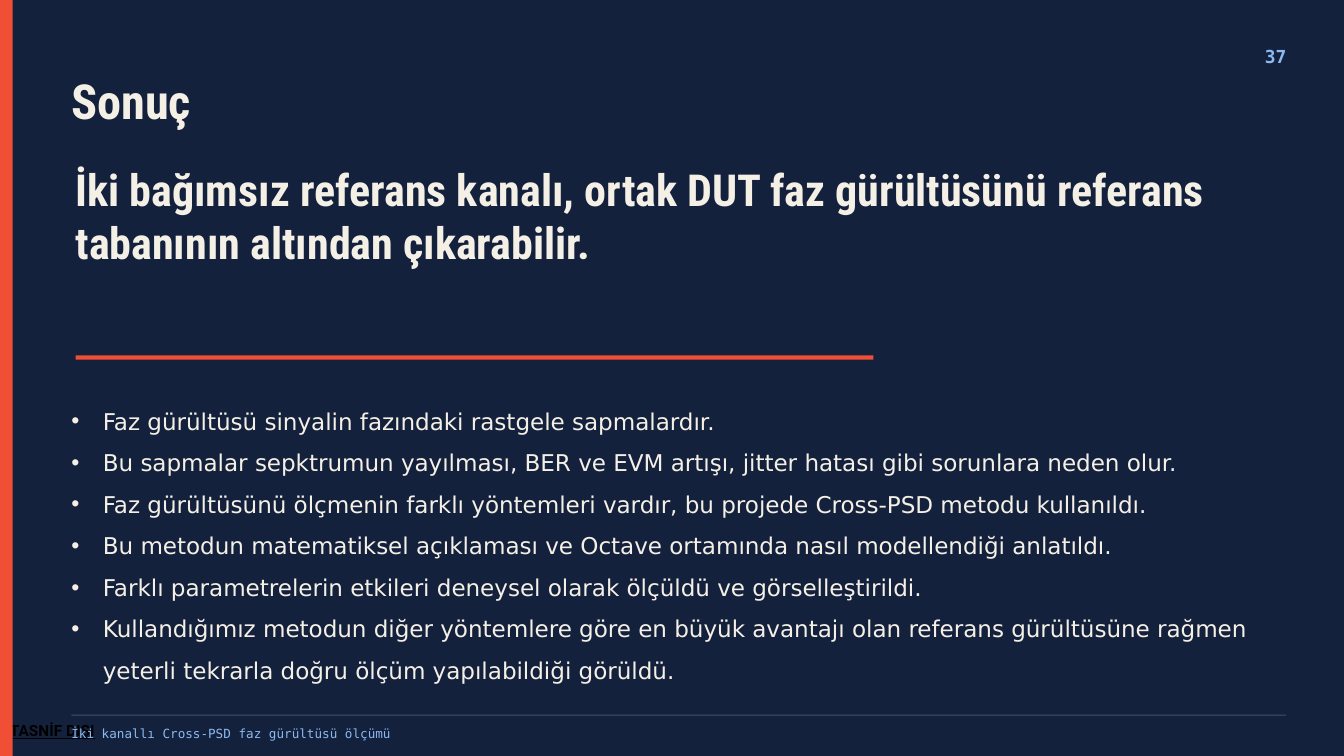
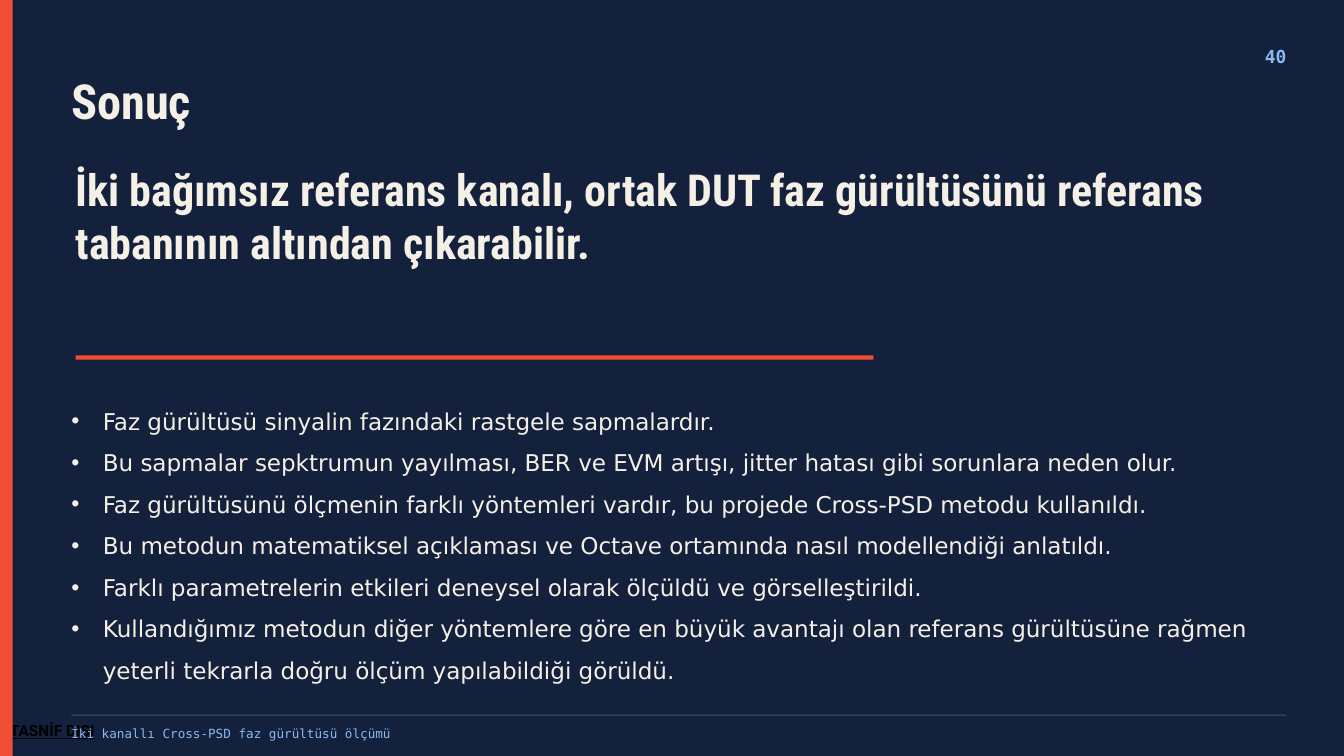
Before and after one commit to yoeuvcu1/phasenoise, a slide deck: slide 40 of Faz_Gurultusu_Capraz_Korelasyon_Sunumu.pptx. Drawn at 1344x756 pixels with LibreOffice and Linux fonts; fonts in the diff are those of the drawing. Boxes give left, top, right and bottom in pixels: in the first picture for what was removed or moved away, otherwise in the second. Text is boxed around its words. In the diff, an @@ line names an element or a change of style, - is before the commit and + after.

```diff
--- a/Faz_Gurultusu_Capraz_Korelasyon_Sunumu.pptx
+++ b/Faz_Gurultusu_Capraz_Korelasyon_Sunumu.pptx
@@ text at [1265,49,1287,63]: text changed @@
-37
+40
```
Also in this commit, not shown: 21 other slides changed, 1 other file.
